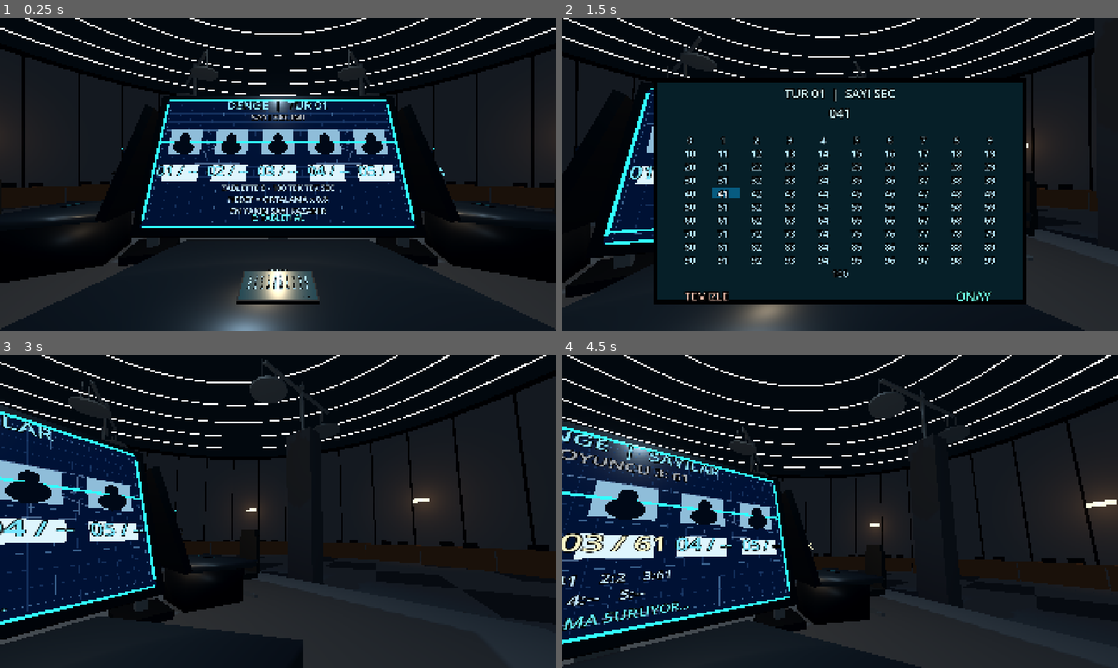
Above: before the commit, frames 1-4 (two rows, left to right).
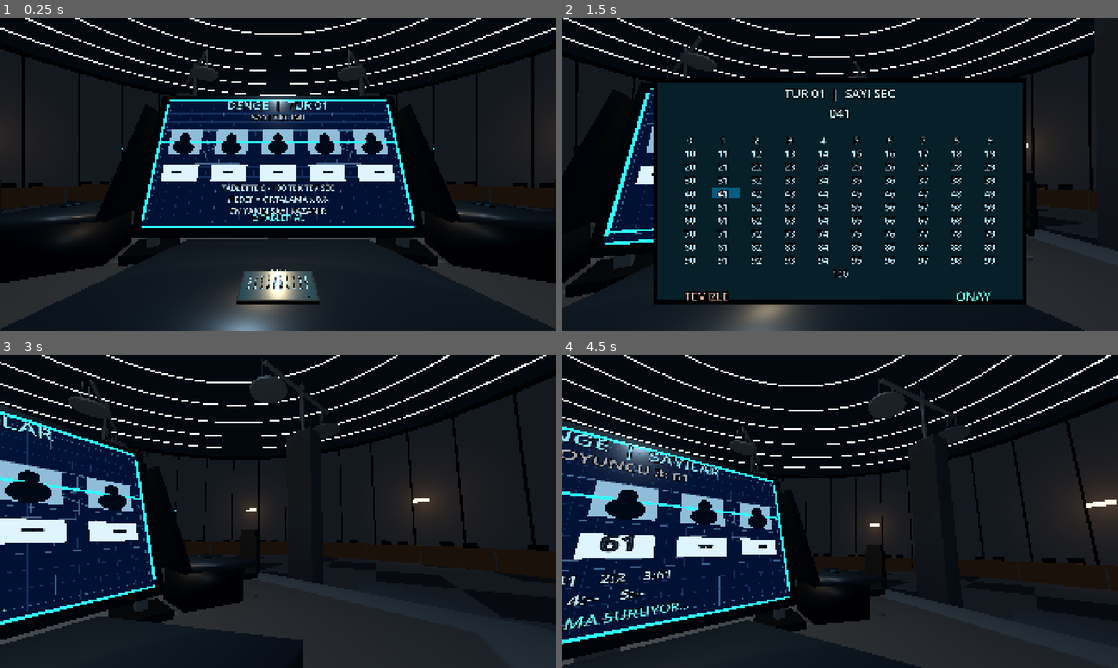
Above: after the commit, the same moments.

Repository: SerkanAydin06/DENGE
Game: Godot game, scene res://scenes/game_room.tscn
The game is run twice, just before and just after one commit, with the same random seed, the same clock (stepped at 60 frames per second) and the same inputs.
Inputs (mouse positions are in pixels of both pictures, inside the frame that each line leads up to):
- Up to frame 1 (0.25 s): no input
- Up to frame 2 (1.5 s): tap Enter at 0.5 s; move the mouse to (867, 174) at 0.52 s; tap E at 0.6 s; click (867, 174) at 0.67 s; tap Space at 1.25 s; move the mouse to (728, 190) at 1.27 s; tap 0 at 1.35 s; click (728, 190) at 1.42 s
- Up to frame 3 (3 s): tap Enter at 2 s; move the mouse to (333, 442) at 2.02 s; tap 9 at 2.1 s; click (333, 442) at 2.17 s; tap Space at 2.75 s; move the mouse to (272, 517) at 2.77 s; tap Backspace at 2.85 s; click (272, 517) at 2.92 s
- Up to frame 4 (4.5 s): move the mouse to (878, 514) at 3.52 s; tap Enter at 3.6 s; click (878, 514) at 3.67 s; move the mouse to (795, 508) at 4.27 s; tap Keypad Enter at 4.35 s; click (795, 508) at 4.42 s

The runs differ from the first frame. In frame 1, 0.6% of the frame differs, in the area x 20-80%, y 46-51%; in frame 2, 0.1%; in frame 3, 0.5%; in frame 4, 1.1%, in the area x 0-46%, y 56-64%.

Commit message:
Drive blueprint monitor player tiles, averages, target calculation panel, winner frames and scores

Diff:
--- a/scripts/player_station.gd
+++ b/scripts/player_station.gd
@@ -21,6 +21,10 @@
 @onready var result_body: Label3D = $ResultDisplay/ResultMonitor/ResultBody
 @onready var result_details: Label3D = $ResultDisplay/ResultMonitor/ResultDetails
 @onready var result_footer: Label3D = $ResultDisplay/ResultMonitor/ResultFooter
+@onready var blueprint: Node3D = $ResultDisplay/ResultMonitor/MonitorBlueprint
+@onready var average_frame: Node3D = $ResultDisplay/ResultMonitor/MonitorBlueprint/AverageFrame
+@onready var target_panel: Node3D = $ResultDisplay/ResultMonitor/MonitorBlueprint/TargetPanel
+@onready var target_value: Label3D = $ResultDisplay/ResultMonitor/MonitorBlueprint/TargetPanel/TargetValue
 @onready var player_readouts: Array[Label3D] = [
 	$ResultDisplay/ResultMonitor/PlayerReadouts/Player_1,
 	$ResultDisplay/ResultMonitor/PlayerReadouts/Player_2,
@@ -100,8 +104,46 @@
 	if shown.size() != player_readouts.size():
 		return
 	for i in range(player_readouts.size()):
-		player_readouts[i].text = "%02d / %s" % [i + 1, shown[i]]
-		player_readouts[i].modulate = Color(0.47, 0.9, 1.0, 1.0) if shown[i] == "--" else Color(0.98, 0.97, 0.79, 1.0)
+		var readout: Label3D = player_readouts[i]
+		if readout.text != shown[i]:
+			readout.text = shown[i]
+			readout.modulate.a = 0.30
+			var reveal_tween: Tween = create_tween()
+			reveal_tween.tween_property(readout, "modulate:a", 1.0, 0.33)
+		if shown[i] == "X":
+			readout.modulate = Color(0.72, 0.16, 0.19, readout.modulate.a)
+		else:
+			readout.modulate = Color(0.055, 0.115, 0.21, readout.modulate.a)
+
+
+func set_monitor_phase(phase: String, target: float = -1.0, winners: Array = [], new_scores: Array = []) -> void:
+	## Geometry, frames, portraits and grid are pre-authored in monitor_blueprint.tscn.
+	var showing_average: bool = phase == "AVERAGE"
+	var showing_target: bool = phase == "TARGET" or phase == "RESULT"
+	average_frame.visible = showing_average
+	target_panel.visible = showing_target
+	result_details.visible = not showing_target
+	if showing_target:
+		target_value.text = "%.2f" % target
+		if target_panel.scale != Vector3.ONE:
+			target_panel.scale = Vector3.ONE
+		target_panel.scale = Vector3(0.80, 0.80, 1.0)
+		var target_tween: Tween = create_tween()
+		target_tween.set_trans(Tween.TRANS_BACK).set_ease(Tween.EASE_OUT)
+		target_tween.tween_property(target_panel, "scale", Vector3.ONE, 0.38)
+
+	for i in range(player_readouts.size()):
+		var portrait: Node3D = blueprint.get_node("Players/Portrait_%d" % [i + 1]) as Node3D
+		var winner_border: Node3D = portrait.get_node("WinnerBorder_%d" % [i + 1]) as Node3D
+		var score_label: Label3D = portrait.get_node("Score_%d" % [i + 1]) as Label3D
+		winner_border.visible = phase == "RESULT" and winners.has(i)
+		score_label.visible = phase == "RESULT" and i < new_scores.size()
+		if i < new_scores.size():
+			score_label.text = "PUAN %d" % int(new_scores[i])
+		if winner_border.visible:
+			winner_border.scale = Vector3(0.90, 0.90, 1.0)
+			var winner_tween: Tween = create_tween()
+			winner_tween.tween_property(winner_border, "scale", Vector3.ONE, 0.33).set_trans(Tween.TRANS_BACK)
 
 func append_digit(digit: int) -> void:
 	## Optional keyboard input; on the screen all 101 entries remain individually selectable.
